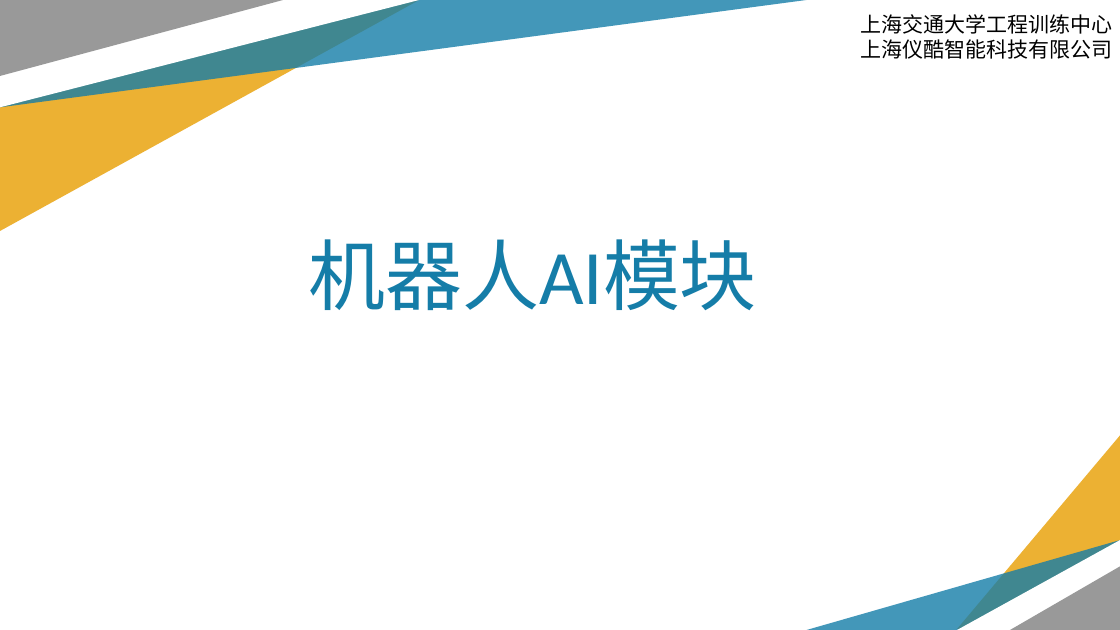
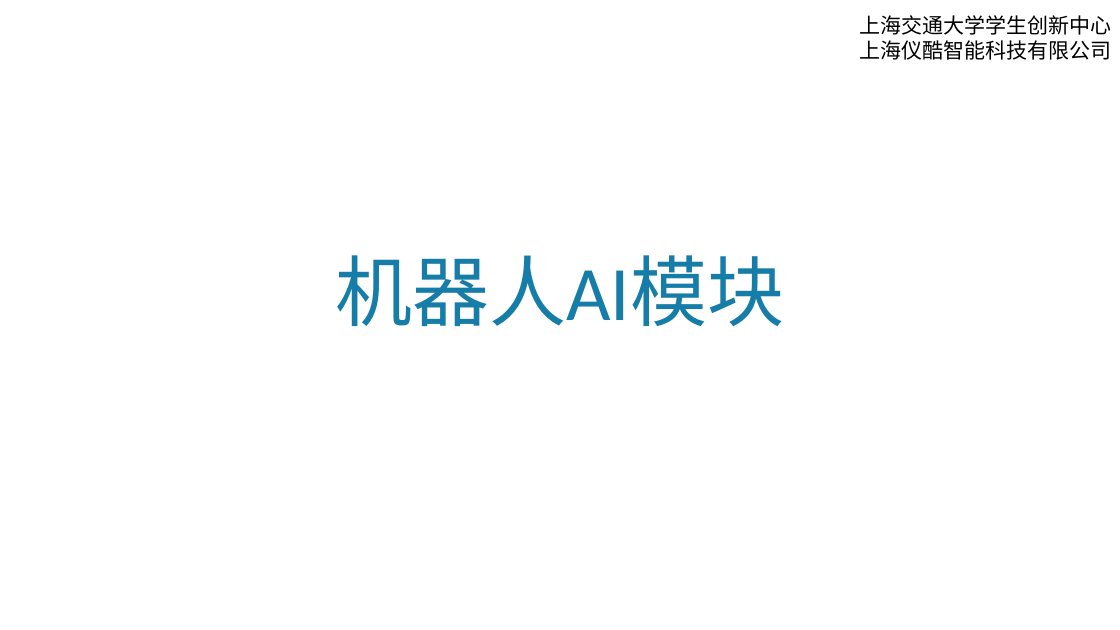
Before and after one commit to Lsnxiaoxiong/robot-course, a slide deck: slide 1 of ppt/第6课_机器人AI模块.pptx. Drawn at 1120x630 pixels with LibreOffice and Linux fonts; fonts in the diff are those of the drawing; background and template pictures are left out. Boxes give left, top, right and bottom in pixels: in the first picture for what was removed or moved away, otherwise in the second. Text is boxed around its words. In the diff, an @@ line names an element or a change of style, - is before the commit and + after.

```diff
--- a/ppt/第6课_机器人AI模块.pptx
+++ b/ppt/第6课_机器人AI模块.pptx
@@ freeform shape removed at (x1=0, y1=0, x2=419, y2=231) @@
@@ freeform shape removed at (x1=0, y1=0, x2=807, y2=108) @@
@@ freeform shape removed at (x1=0, y1=0, x2=420, y2=107) @@
@@ freeform shape removed at (x1=0, y1=0, x2=283, y2=76) @@
@@ text added at (x1=859, y1=15, x2=1111, y2=60), 18 pt, text #000000 @@
+上海交通大学学生创新中心
+上海仪酷智能科技有限公司
@@ text removed at (x1=860, y1=14, x2=1112, y2=59) @@
-上海交通大学工程训练中心
-上海仪酷智能科技有限公司
@@ text "机器人AI模块" moved from (x1=308, y1=239, x2=757, y2=310) to (x1=336, y1=255, x2=785, y2=326) @@
@@ group removed at (x1=807, y1=435, x2=1120, y2=630): 4 freeform shapes @@
```
Also in this commit, not shown: 3 other files.
